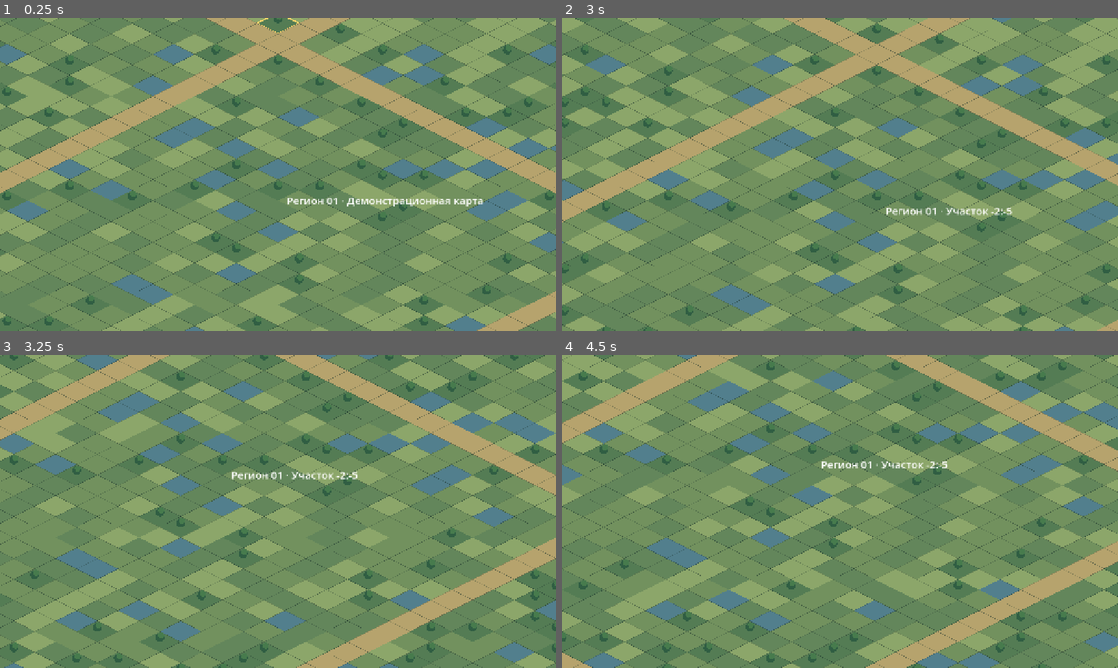
Above: before the commit, frames 1-4 (two rows, left to right).
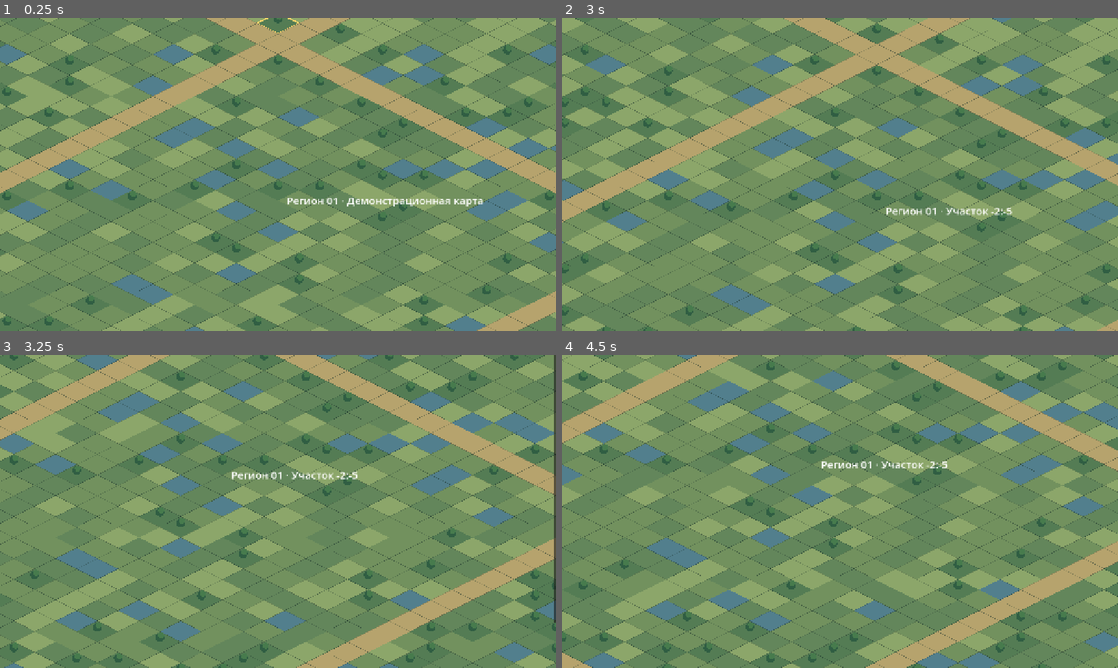
Above: after the commit, the same moments.

Repository: maillunex-lang/LunexEconom
Game: Godot game, scene res://world.tscn
Same seed, same stepped clock (60 frames per second), same inputs: the game is played once before the commit and once after it. This scene is started directly instead of the project's main scene.
Inputs (mouse positions are in pixels of both pictures, inside the frame that each line leads up to):
- Up to frame 1 (0.25 s): no input
- Up to frame 2 (3 s): tap Enter at 0.5, 2 s; move the mouse to (962, 158) at 0.52 s; click (962, 158) at 0.67 s; tap Space at 1.25, 2.75 s; drag from (728, 190) to (812, 237) at 1.27 s; move the mouse to (895, 105) at 2.02 s; click (895, 105) at 2.17 s; drag from (812, 237) to (673, 127) at 2.77 s
- Up to frame 3 (3.25 s): no input
- Up to frame 4 (4.5 s): tap Enter at 3.5 s; move the mouse to (1006, 558) at 3.52 s; click (1006, 558) at 3.67 s; tap Space at 4.25 s; drag from (673, 464) to (756, 433) at 4.27 s

Frames 1-2 are identical in both runs. In frame 3, 0.3% of the frame differs, in the area x 99-100%, y 0-86%; in frame 4, nothing differs.
Error before the commit: Invalid access to property or key 'pressed' on a base object of type 'null instance'. (res://world_screen.gd:11)

Commit message:
ui(world): add territory expansion and access-road touch buttons

Diff:
--- a/client/world.tscn
+++ b/client/world.tscn
@@ -37,3 +37,15 @@
 mouse_filter = 0
 theme_override_font_sizes/font_size = 30
 text = "+"
+
+[node name="Expand" type="Button" parent="HUD/Top"]
+layout_mode = 2
+custom_minimum_size = Vector2(138, 64)
+theme_override_font_sizes/font_size = 20
+text = "+ Территория"
+
+[node name="Connect" type="Button" parent="HUD/Top"]
+layout_mode = 2
+custom_minimum_size = Vector2(154, 64)
+theme_override_font_sizes/font_size = 20
+text = "Проложить путь"
